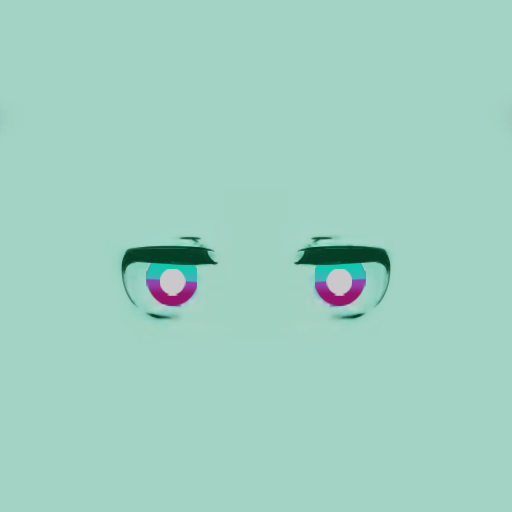
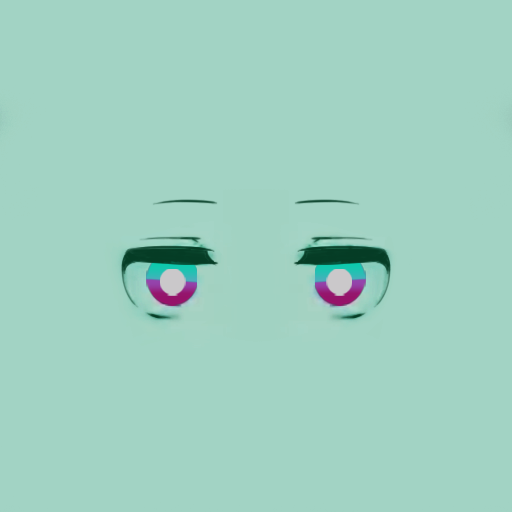
Comparing the layer stacks of the two w=512, h=512 images. Changes:
painted on "图层 47" over [139, 199, 218, 241]
painted on "图层 2" over [294, 199, 373, 241]
